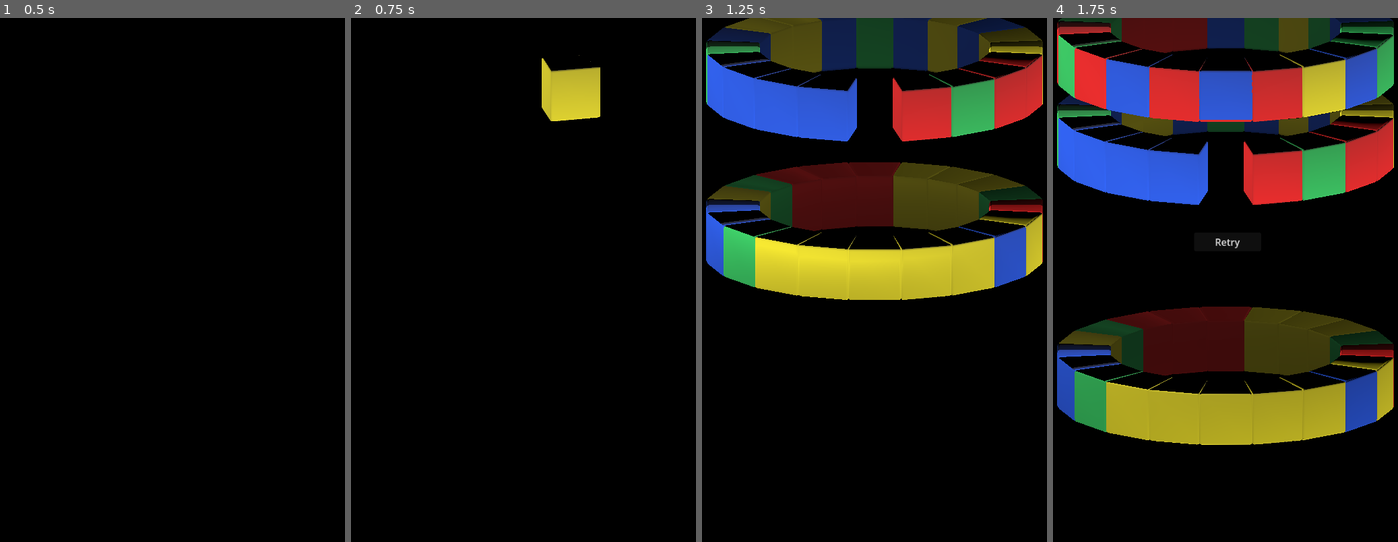
Above: before the commit, frames 1-4 (left to right).
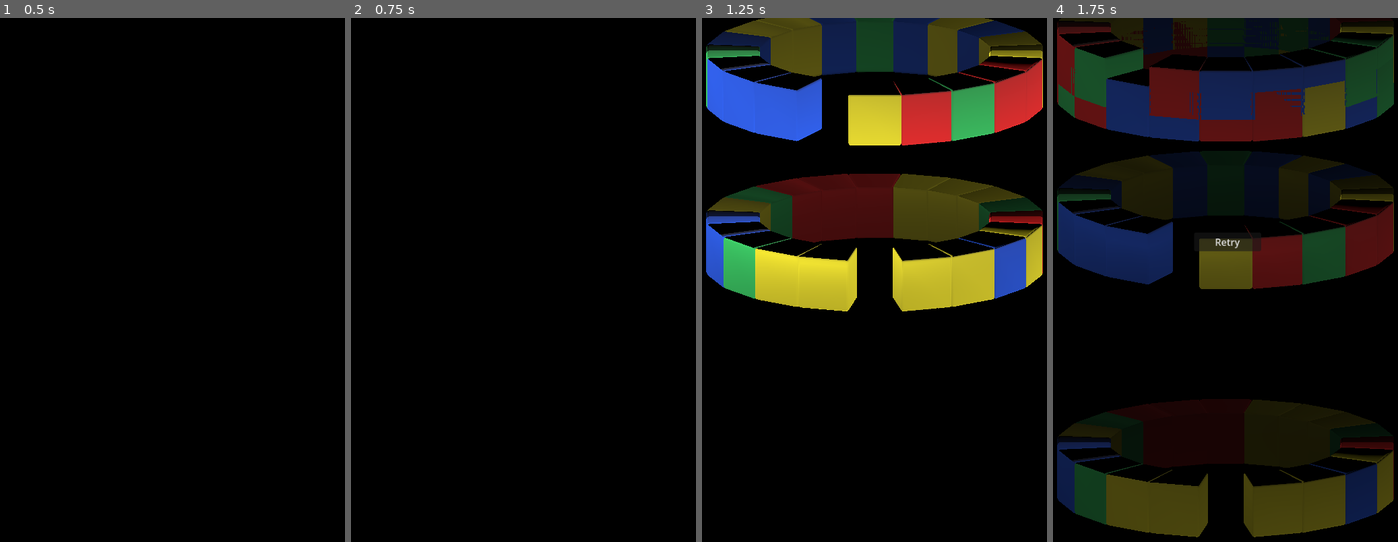
Above: after the commit, the same moments.

Repository: KasaiAi/Rotary
Game: Godot game, scene res://Scenes/level.tscn
Same seed, same stepped clock (60 frames per second), same inputs: the game is played once before the commit and once after it.
Inputs (mouse positions are in pixels of both pictures, inside the frame that each line leads up to):
- Up to frame 1 (0.5 s): no input
- Up to frame 2 (0.75 s): tap Enter at 0.5 s; move the mouse to (602, 259) at 0.52 s; hold Right (ui_right) from 0.53 s (still down); click (602, 259) at 0.6 s
- Up to frame 3 (1.25 s): keep holding Right (ui_right); tap Space (ui_select) at 0.77, 0.8, 1.07 s
- Up to frame 4 (1.75 s): move the mouse to (1153, 316) at 1.27 s; release Right (ui_right) at 1.28 s; hold Down (ui_down) from 1.28 s (still down); tap Space (ui_select) at 1.35, 1.52 s; click (1153, 316) at 1.55 s

Frame 1 is identical in both runs. In frame 2, 1.6% of the frame differs, in the area x 55-73%, y 7-20%; in frame 3, 16%; in frame 4, 67%, in the area x 1-99%, y 0-100%.

Commit message:
Reworked cell structure and positioning methods to use rotation only

Diff:
--- a/Objects/cell.tscn
+++ b/Objects/cell.tscn
@@ -39,18 +39,21 @@
 script = ExtResource("2")
 
 [node name="Mesh" type="MeshInstance3D" parent="."]
+transform = Transform3D(1, 0, 0, 0, 1, 0, 0, 0, 1, 0, 0, 5.25)
 mesh = SubResource("3")
 surface_material_override/0 = SubResource("StandardMaterial3D_wnuq8")
 
 [node name="CollisionShape3D" type="CollisionShape3D" parent="."]
+transform = Transform3D(1, 0, 0, 0, 1, 0, 0, 0, 1, 0, 0, 5.25)
 shape = SubResource("4")
 
 [node name="Grounded" type="RayCast3D" parent="."]
-transform = Transform3D(1, 0, 0, 0, 1, 0, 0, 0, 1, 0, -0.973303, 0)
+transform = Transform3D(1, 0, 0, 0, 1, 0, 0, 0, 1, 0, -0.92, 5.25)
 target_position = Vector3(0, -0.1, 0)
 
 [node name="DropTimer" type="Timer" parent="."]
 wait_time = 0.7
+one_shot = true
 autostart = true
 
 [connection signal="timeout" from="DropTimer" to="." method="_drop_timeout"]
--- a/Scenes/level.tscn
+++ b/Scenes/level.tscn
@@ -5,8 +5,8 @@
 [ext_resource type="PackedScene" uid="uid://yrxljf6l4x0d" path="res://Objects/ring.tscn" id="3_0jacf"]
 [ext_resource type="Texture2D" uid="uid://doseaiufyo16h" path="res://Assets/depth fade.png" id="3_rpk6y"]
 [ext_resource type="PackedScene" uid="uid://db0b0d56w4t7e" path="res://Behaviors/drag.tscn" id="4_vshgj"]
-[ext_resource type="Script" path="res://Scripts/floor.gd" id="5_3mdjw"]
-[ext_resource type="Script" path="res://Scenes/killer.gd" id="5_bvdvv"]
+[ext_resource type="Script" path="res://Scripts/floor.gd" id="5_hyv3w"]
+[ext_resource type="Script" path="res://Scripts/killer.gd" id="5_itxl5"]
 
 [sub_resource type="CylinderShape3D" id="CylinderShape3D_5xo8e"]
 height = 0.12802
@@ -72,7 +72,7 @@
 
 [node name="Killer" type="Area3D" parent="Spawner"]
 transform = Transform3D(1, 0, 0, 0, 1, 0, 0, 0, 1, 0, 0, 5.25)
-script = ExtResource("5_bvdvv")
+script = ExtResource("5_itxl5")
 
 [node name="CollisionShape3D" type="CollisionShape3D" parent="Spawner/Killer"]
 shape = SubResource("BoxShape3D_j3kkm")
@@ -98,6 +98,16 @@
 offset_right = 600.0
 offset_bottom = 900.0
 
+[node name="TextureRect" type="TextureRect" parent="Gameover"]
+self_modulate = Color(0, 0, 0, 1)
+layout_mode = 1
+anchors_preset = 15
+anchor_right = 1.0
+anchor_bottom = 1.0
+grow_horizontal = 2
+grow_vertical = 2
+texture = SubResource("CanvasTexture_fqpv1")
+
 [node name="Retry" type="Button" parent="Gameover"]
 layout_mode = 0
 offset_left = 247.0
--- a/Scripts/cell.gd
+++ b/Scripts/cell.gd
@@ -8,6 +8,7 @@
 
 signal falling
 signal landed
+signal clear
 
 func _ready():
 #	$RigidBody3D/Mesh.material_override = StandardMaterial3D.new() #Cria novo material pra a célula
@@ -25,13 +26,13 @@
 		3:
 			material.albedo_color = Color(0.83,0.78,0.1) # Yellow
 
-	Global.connect("unfreeze", _unfreeze)
+	Global.connect("wake_up", _wake_up)
 #	$RigidBody3D.collision_mask = grid.j #Define a camada de colisão/nível da célula de acordo com o array de peças
 
 func _drop_timeout():
-	_unfreeze()
+	_wake_up()
 
-func _unfreeze():
+func _wake_up():
 	freeze = false
 
 #func _on_mouse_entered():
@@ -44,44 +45,27 @@
 
 # Flavor de destruição das peças; cria vários fragmentos que caem
 func breakup():
-	Global.emit_signal("unfreeze")
+	Global.emit_signal("wake_up")
+	emit_signal("clear", self)
 	var smolCell = load("res://Objects/cell bit.tscn")
 	for i in 8:
 		# Saves parent's position, applies random rotation, copies parent's color, adds minis as children of world node and deletes parent cell
 		var cellBit = smolCell.instantiate()
-		cellBit.transform = global_transform
+		cellBit.transform = $Mesh.global_transform
 		cellBit.translate_object_local(Vector3(randi_range(-1, 1),1,randi_range(-1, 1)))
 		cellBit.get_node("Mesh").get_surface_override_material(0).albedo_color = $Mesh.get_surface_override_material(0).albedo_color
 		get_tree().root.get_child(0).add_child(cellBit)
 	queue_free()
 
-#func _process(_delta):
-#	if not onFloor and $Grounded.is_colliding():
-#		print($Grounded.get_collider())
-#	if not $Grounded.is_colliding():
-#		print("caiu")
-#	else:
-#		print("fixou")
-
-# StaticBody
-#func _physics_process(_delta):
-#	if not onFloor and $Grounded.is_colliding():
-#		speed = 0
-#		onFloor = true
-#		print("colidiu")
-#	elif not $Grounded.is_colliding():
-#		onFloor = false
-#		speed -= GRAVITY
-#		translate(Vector3(0, speed, 0))
-
-# RigidBody
 func _physics_process(_delta):
-	if linear_velocity.y < -2:
+	if onFloor and linear_velocity.y < -2:
 		onFloor = false
 		emit_signal("falling", self)
+		emit_signal("clear", self)
 	if not onFloor and $Grounded.is_colliding():
 		onFloor = true
-		freeze = true
 		emit_signal("landed", self)
-		print(global_position.y)
+#		freeze = true
 		linear_velocity.y = 0
+	if $Grounded.get_collider() != null and $Grounded.get_collider().onFloor == false:
+		onFloor = false
--- a/Scripts/global.gd
+++ b/Scripts/global.gd
@@ -1,3 +1,3 @@
 extends Node
 
-signal unfreeze
+signal wake_up
--- a/Scenes/killer.gd
+++ b/Scripts/killer.gd
@@ -7,12 +7,6 @@
 	print("perigo")
 	perigo = true
 #	camada 8 é zona de risco, todas essas peças piscam em alerta
-#	if perigo and spawn_cell():
-#		game over
-#	get_tree().paused = true
-#	screen fade
-#	gameover message and retry
-
 
 func _on_body_exited(_body):
 	print("passou o perigo")
--- a/Scripts/level_control.gd
+++ b/Scripts/level_control.gd
@@ -63,9 +63,9 @@
 
 func create_array():
 	var array = []
-	for i in ringSize:
+	for i in maxRings:
 		array.append([])
-		for j in maxRings:
+		for j in ringSize:
 			array[i].append(null)
 	return array
 
@@ -76,8 +76,8 @@
 		initialSpawn -= 1
 		startup(initialSpawn)
 	if initialSpawn <= 0:
-		$SpawnTimer.start(.7)
-#		$SpawnTimer.stop()
+#		$SpawnTimer.start(.7)
+		$SpawnTimer.stop()
 
 func _on_SpawnTimer_timeout():
 #	await get_tree().create_timer(1).timeout
@@ -90,85 +90,80 @@
 	for i in amount:
 		var newCell = cellObject.instantiate()
 		newCell.transform = $Spawner.global_transform
-		newCell.translate_object_local(Vector3(0,0,5.25))
-
-#		addCellToArray(newCell)
+
 		newCell.connect("landed", _on_cell_landed)
 		newCell.connect("falling", _on_cell_falling)
+		newCell.connect("clear", _on_cell_clear)
 		add_child(newCell)
 		move_spawn_point()
 
 func spawn_ring():
 	spawn_cell(19)
-	Global.emit_signal("unfreeze")
+	Global.emit_signal("wake_up")
 
 func move_spawn_point():
 	$Spawner.rotate(Vector3(0,1,0),PI/10)
 
-func addCellToArray(newCell):
-	for width in ringSize:
-		for height in maxRings:
-			if grid[width][height] == null:
-				grid[width][height] = newCell
-				print(grid)
-				return
-
 func _on_cell_falling(cell):
 	cell.reparent(self)
+#	print(cell.global_position)
 
 # Set cell level according to height in world
 func _on_cell_landed(cell):
-
-	var level = roundi(cell.global_position.y/2)
-	print("Landed! Layer ",level)
-#	print(global_rotation)
+	var level = roundi(cell.global_position.y/2) # Numerical value for the cell's vertical level
+	var layer # Temp variable for the cell's ring node
+#	print("Landed! Layer ",level)
 
 	match level:
 		8:
 			print("perigo")
 		7:
-			level = $Cylinder/Level8
+			layer = $Cylinder/Level8
 		6:
-			level = $Cylinder/Level7
+			layer = $Cylinder/Level7
 		5:
-			level = $Cylinder/Level6
+			layer = $Cylinder/Level6
 		4:
-			level = $Cylinder/Level5
+			layer = $Cylinder/Level5
 		3:
-			level = $Cylinder/Level4
+			layer = $Cylinder/Level4
 		2:
-			level = $Cylinder/Level3
+			layer = $Cylinder/Level3
 		1:
-			level = $Cylinder/Level2
+			layer = $Cylinder/Level2
 		0:
-			level = $Cylinder/Level1
-
-	if level is Object:
-		#  Change parent, keep global position
-		cell.reparent(level, true)
-#		print(cell.global_rotation.y)
-
-		# Fix cell position upon reparenting
-		var closest = 10
-		var newPos
-		for i in (ringPosition):
-			if cell.position.distance_to(i) < closest:
-				closest = cell.position.distance_to(i)
-				newPos = i
-		cell.position = newPos
-
-		# Fix cell rotation upon reparenting (broken, maybe the adjustment has to happen before reparenting)
-#		var diff = fmod(cell.global_rotation.y, PI/10)
-#		if cell.global_rotation.y > 0:
-#			cell.global_rotation.y -= diff
-#		else:
-#			cell.global_rotation.y += diff
-
-#	upon landed, append cell to array
-
-func _process(_delta):
+			layer = $Cylinder/Level1
+
+	if layer is Object:
+		#  Change parent, keep global transform
+		cell.reparent(layer, true)
+
+		# Fix cell rotation upon reparenting
+		cell.rotation.y = snappedf(cell.rotation.y, PI/10)
+
+		if cell.global_position.y == level*2:
+			cell.freeze = true
+
+		# Append cell to array
+#		grid[level][ringPosition.find(newPos)] = cell
+
+#		print(grid[0])
+#		print(grid[1])
+#		print()
+
+func _on_cell_clear(cell):
+	var level = roundi(cell.global_position.y/2)
+	grid[level].erase(cell)
+	print(grid[0])
+	print(grid[1])
+	print()
+
+#func _process(_delta):
+#	mousePos = get_viewport().get_mouse_position()
+#	$Mouseover.target_position = Vector3((mousePos.x-300)/40, (-mousePos.y+324)/40, -15)
+
+func _input(_event):
 	var object = raycast_object()
-
 	if Input.is_action_just_pressed("ui_select"):
 		spawn_ring()
 	if Input.is_action_just_pressed("ui_down"):
@@ -181,11 +176,6 @@
 		if object != null and object.is_in_group("cells"):
 			object.breakup()
 #		spawn_cell()
-
-#	mousePos = get_viewport().get_mouse_position()
-#	$Mouseover.target_position = Vector3((mousePos.x-300)/40, (-mousePos.y+324)/40, -15)
-
-#	highlight the collider's entire row
 
 # Raycaster
 func raycast_object():
@@ -243,13 +233,15 @@
 #Melhorar a interação do killer							OK!
 #Placeholder do game over								OK!
 #Fazer a rotação do cilindro travar também				OK!
-#Peças visíveis no topo antes de cair (timer próprio)	OK!
-
+#Peças visíveis no topo antes de cair (timer local)		OK!
+#Peças mais de cima não estão caindo					OK!
+
+#Adicionar peças criadas num array
 #Mudar método da rotação pra colidir com os cubos
-#Adicionar peças criadas num array
 #Destruição de peças iguais adjacentes
 #Atualizar o grid após movimentação, quebra e queda das peças
 #Peças às vezes caem dentro de outras
+#	- Checar espaços adjacentes e ocupar o que estiver vazio
 
 #Máquina de estados pros cubos ou anéis...
 
@@ -257,15 +249,12 @@
 #Tentar embaralhar mais as peças?
 
 ## Bugs nó-cego
-#Consertar o bug do cubo extra no cell.tscn			OK!
-#Peças não se movem quando as de baixo somem		OK!
-#Peças flutuantes disparam quando soltas			OK!
-#Raycast é bloqueado pelos colisores dos anéis		OK!
-#Sinal de aterrissagem tá duplicado sem motivo		OK!
-#Peças tremem quando estão paradas					OK!
+#Consertar o bug do cubo extra no cell.tscn				OK!
+#Peças não se movem quando as de baixo somem			OK!
+#Peças flutuantes disparam quando soltas				OK!
+#Raycast é bloqueado pelos colisores dos anéis			OK!
+#Sinal de aterrissagem tá duplicado sem motivo			OK!
+#Peças tremem quando estão paradas						OK!
+#Com freeze ou sem freeze?								OK!
+#Consertar rotação da peça quando entra no anel			OK!
 #Consertar iluminação
-#Consertar rotação da peça quando entra no anel
-
-#Algumas peças ficam travadas fora de qualquer anel - investigar
-#Peças de cima estão caindo atrasadas porque no momento da liberação elas ainda estão "no chão"
-#Quando as peças caem, as peças abaixo tremem; tem a ver com o quanto elas empurram antes de definir a altura
--- a/Scripts/ring.gd
+++ b/Scripts/ring.gd
@@ -1,8 +1,8 @@
 extends Node3D
 
 # States
-var selected = false
-var dragging = false
+var selected = false # For rings being hovered
+var dragging = false # For rings being dragged
 
 func _on_mouse_entered():
 	selected = true
@@ -27,15 +27,13 @@
 	if Input.is_action_just_released("click"):
 		dragging = false
 		# Frees frozen cells
-		for child in get_children():
-			if child.is_in_group("cells"):
-				child.freeze = false
-#		reassign array positions
+		Global.emit_signal("wake_up")
+#		todo: reassign array positions
 
 	if dragging:
 		# Activates dragger node for the selected ring
 		$dragger.process_mode = Node.PROCESS_MODE_INHERIT
-		# Freezes cells in spinning ring so they don't shoot downwards when physics reactivate
+		# Freezes cells in spinning ring so they don't shoot downwards when released
 		for child in get_children():
 			if child.is_in_group("cells"):
 				child.freeze = true
@@ -46,4 +44,3 @@
 		$dragger.process_mode = Node.PROCESS_MODE_DISABLED
 
 #reorganize cell array with new positions according to angle
-#material_overlay = light white
Not shown: 1 places in Scenes/level.tscn that only renumber resources
